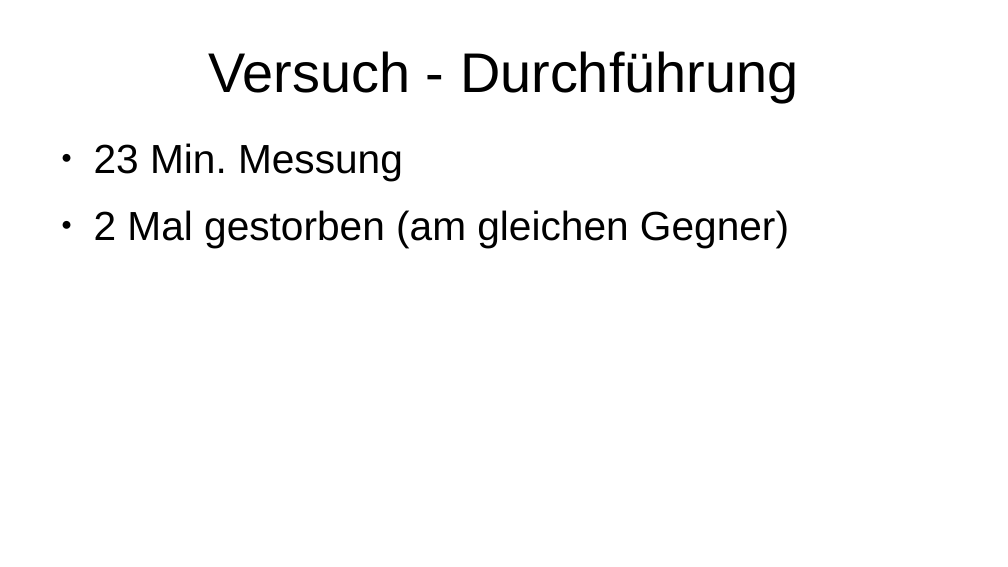
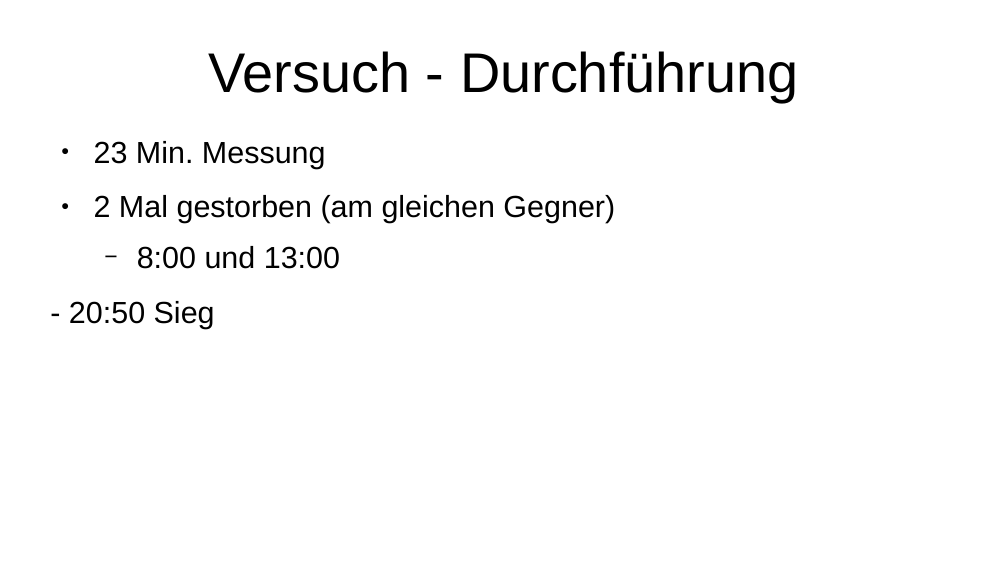
Before and after one commit to gorgoroth31/gdmt-ekg, a slide deck: slide 5 of präsentation.odp. Drawn at 1008x567 pixels with LibreOffice and Linux fonts; fonts in the diff are those of the drawing. Boxes give left, top, right and bottom in pixels: in the first picture for what was removed or moved away, otherwise in the second. Text is boxed around its words. In the diff, an @@ line names an element or a change of style, - is before the commit and + after.

```diff
--- a/präsentation.odp
+++ b/präsentation.odp
@@ text at (x1=94, y1=141, x2=615, y2=223): size 32 to 24 pt in "23 Min. Messung", "2 Mal gestorben (am gleichen Gegner)" @@
@@ text at (x1=69, y1=246, x2=340, y2=329): paragraphs added @@
+  − 8:00 und 13:00
+- 20:50 Sieg
```
Also in this commit, not shown: 4 other slides changed, 2 other files.
